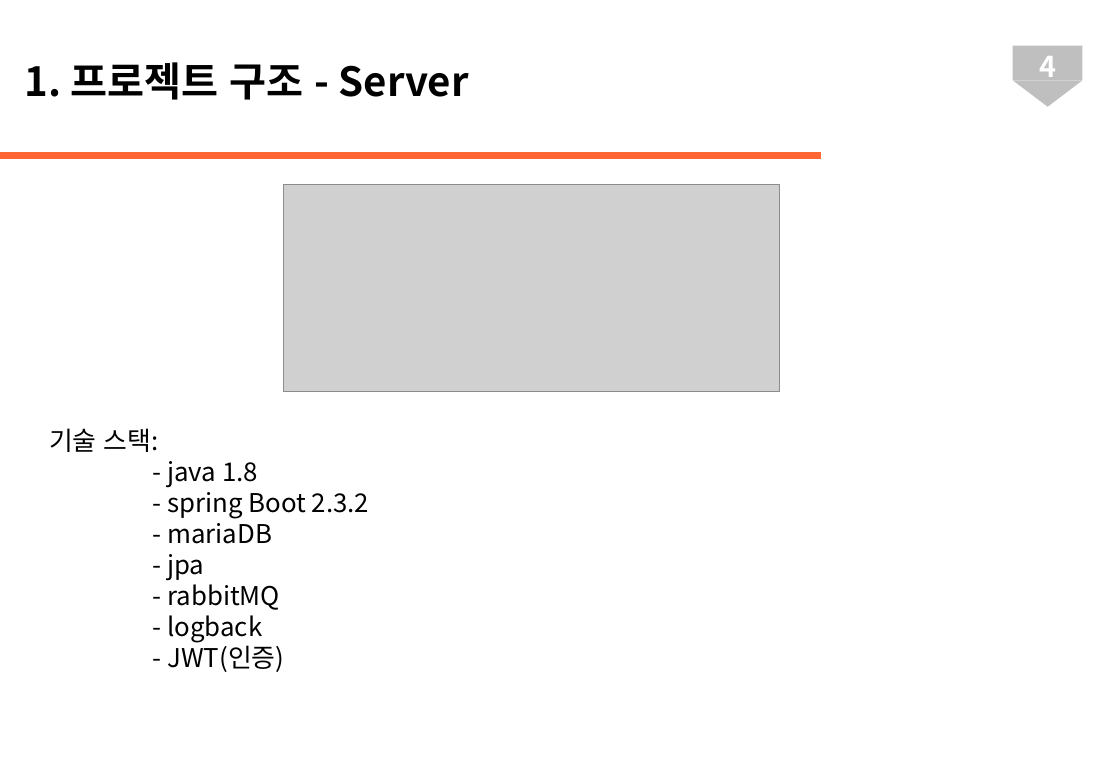
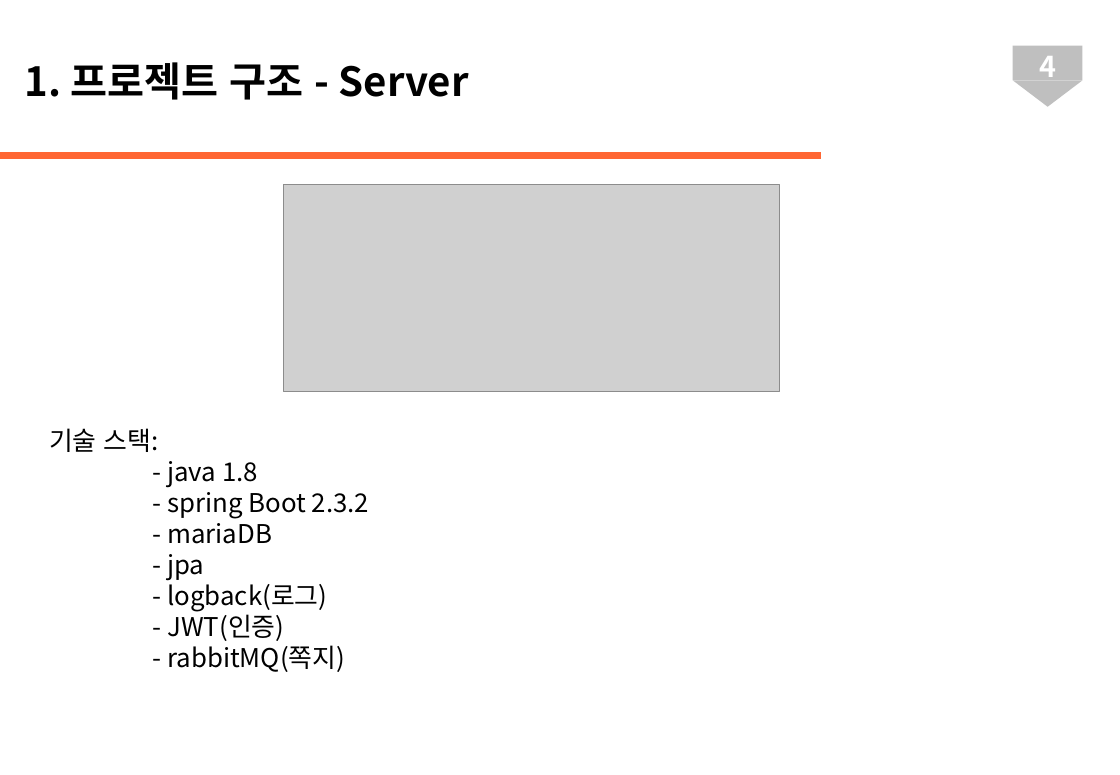
Before and after one commit to Hongtaewon/Web-project, a slide deck: slide 4 of Web_Project_개발가이드.pptx. Drawn at 1120x775 pixels with LibreOffice and Linux fonts; fonts in the diff are those of the drawing; grey boxes stand for pictures. Boxes give left, top, right and bottom in pixels: in the first picture for what was removed or moved away, otherwise in the second. Text is boxed around its words. In the diff, an @@ line names an element or a change of style, - is before the commit and + after.

Commit message:
로그인구현 예시

```diff
--- a/Web_Project_개발가이드.pptx
+++ b/Web_Project_개발가이드.pptx
@@ text at (167, 579, 327, 612): text changed @@
-- rabbitMQ
-- logback
+- logback(로그)
@@ text at (167, 645, 345, 672): paragraph added @@
+- rabbitMQ(쪽지)
```
Also in this commit, not shown: 3 other slides changed, 10 other files.
